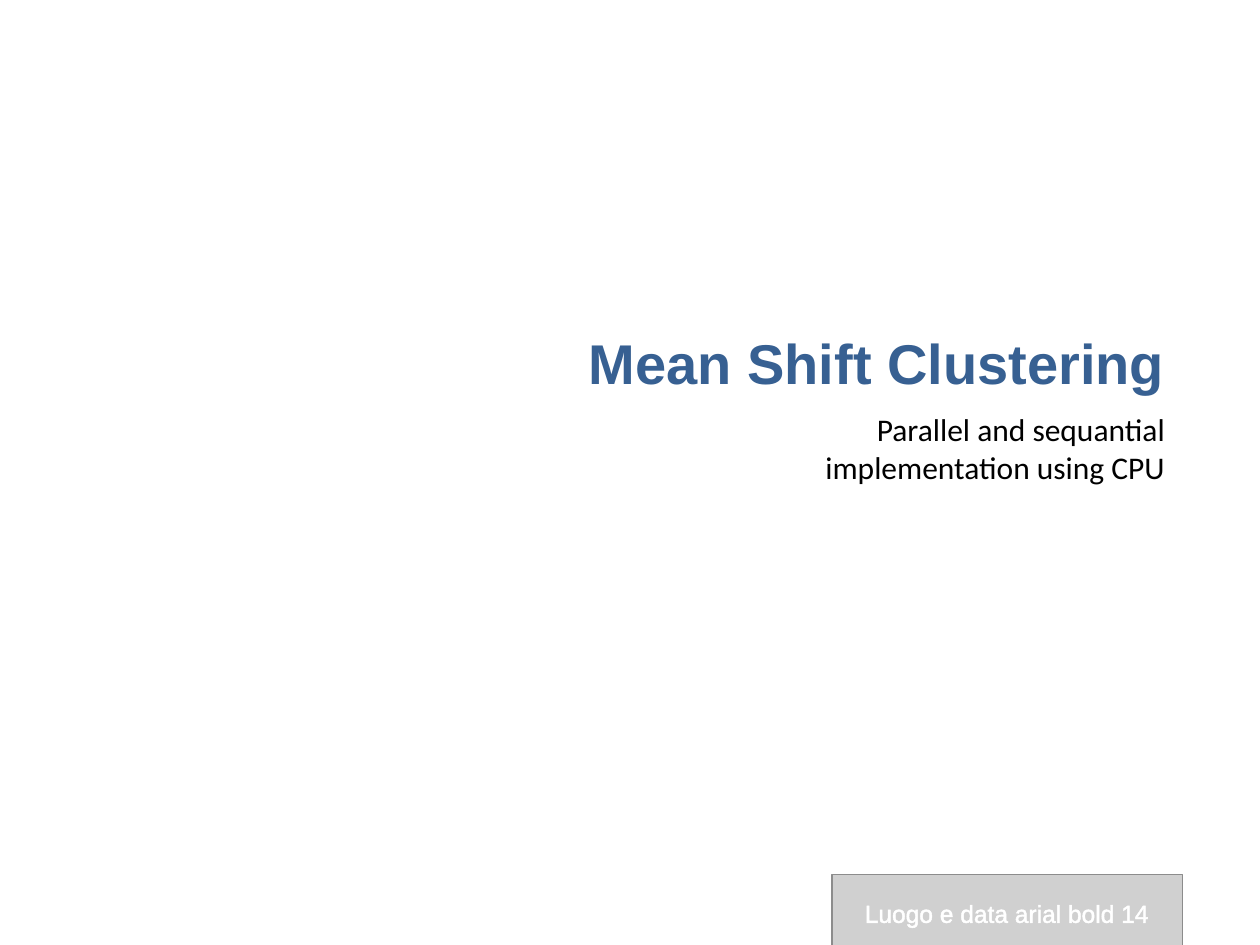
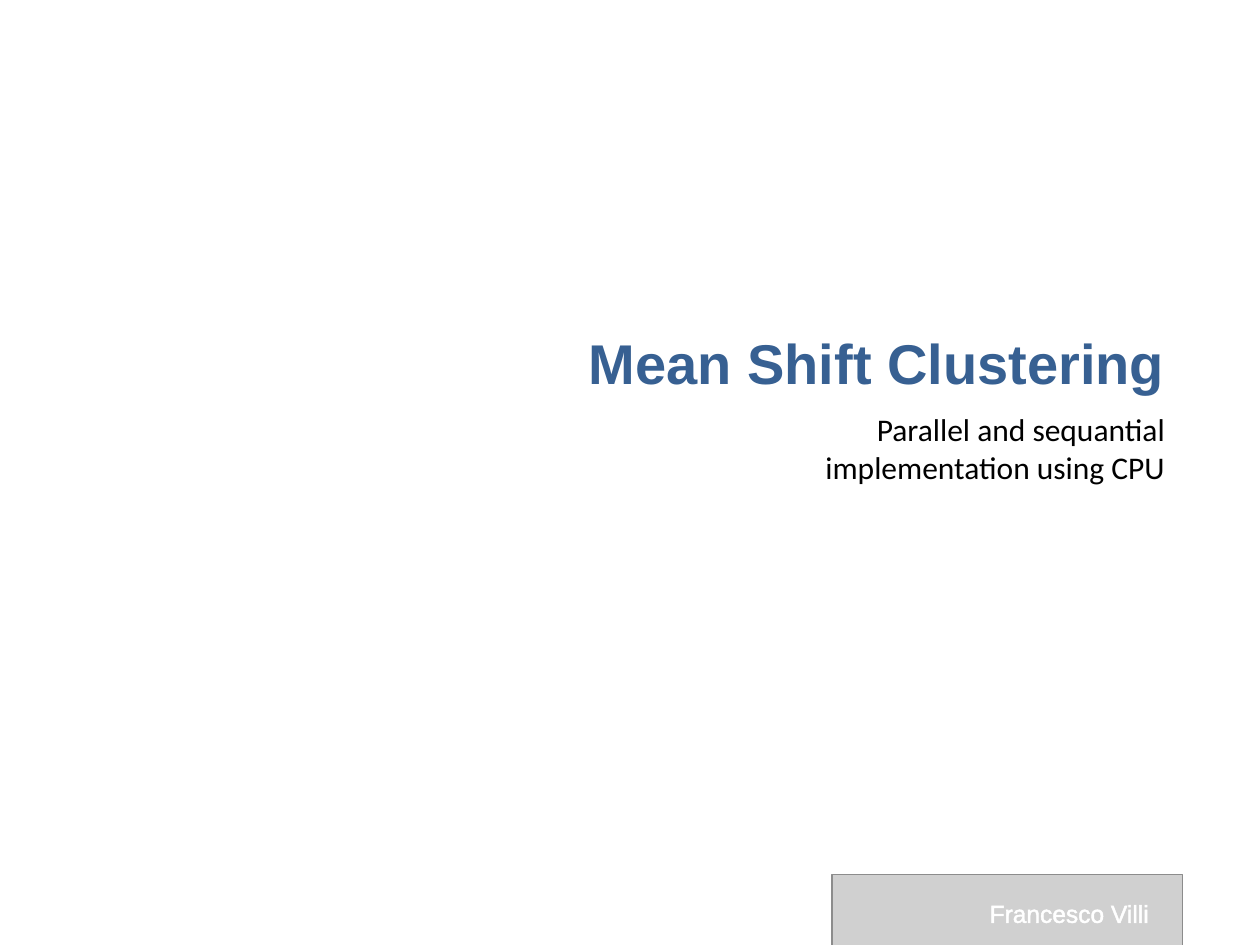
Before and after one commit to villifCoder559/MeanShiftClustering, a slide deck: slide 1 of project_report/mean_shift_clustering_presentation.pptx. Drawn at 1260x945 pixels with LibreOffice and Linux fonts; fonts in the diff are those of the drawing; grey boxes stand for pictures; background and template pictures are left out. Boxes give left, top, right and bottom in pixels: in the first picture for what was removed or moved away, otherwise in the second. Text is boxed around its words. In the diff, an @@ line names an element or a change of style, - is before the commit and + after.

```diff
--- a/project_report/mean_shift_clustering_presentation.pptx
+++ b/project_report/mean_shift_clustering_presentation.pptx
@@ text at (990,905,1149,923): text changed @@
-Luogo e data arial bold 14
+Francesco Villi
```
Also in this commit, not shown: 9 other slides changed, 1 other file.
